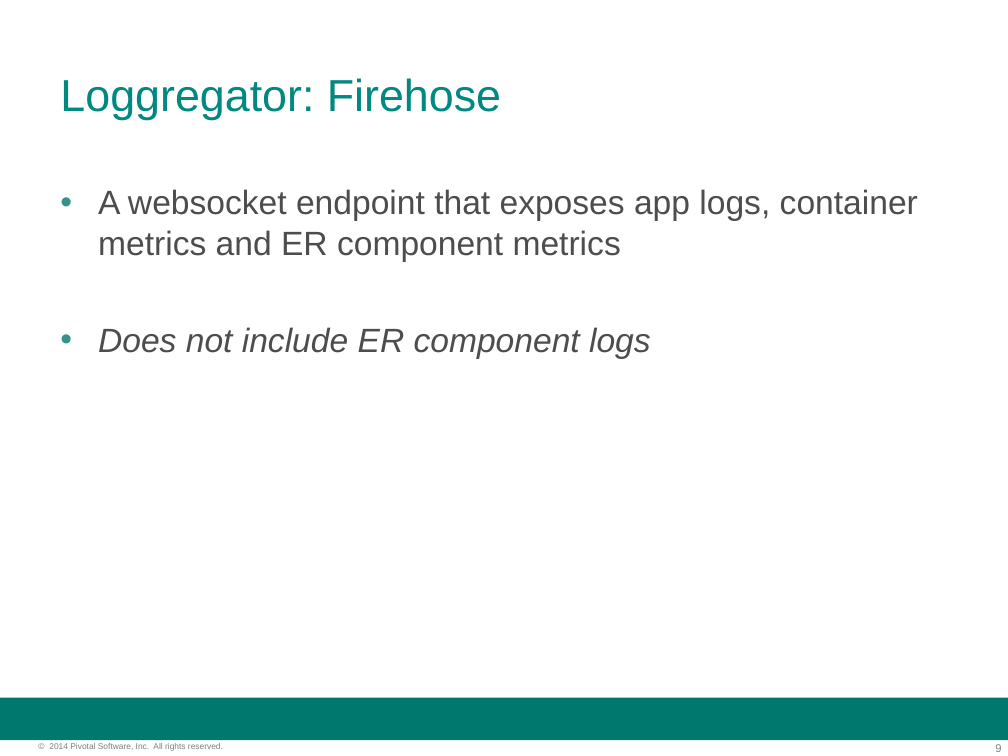
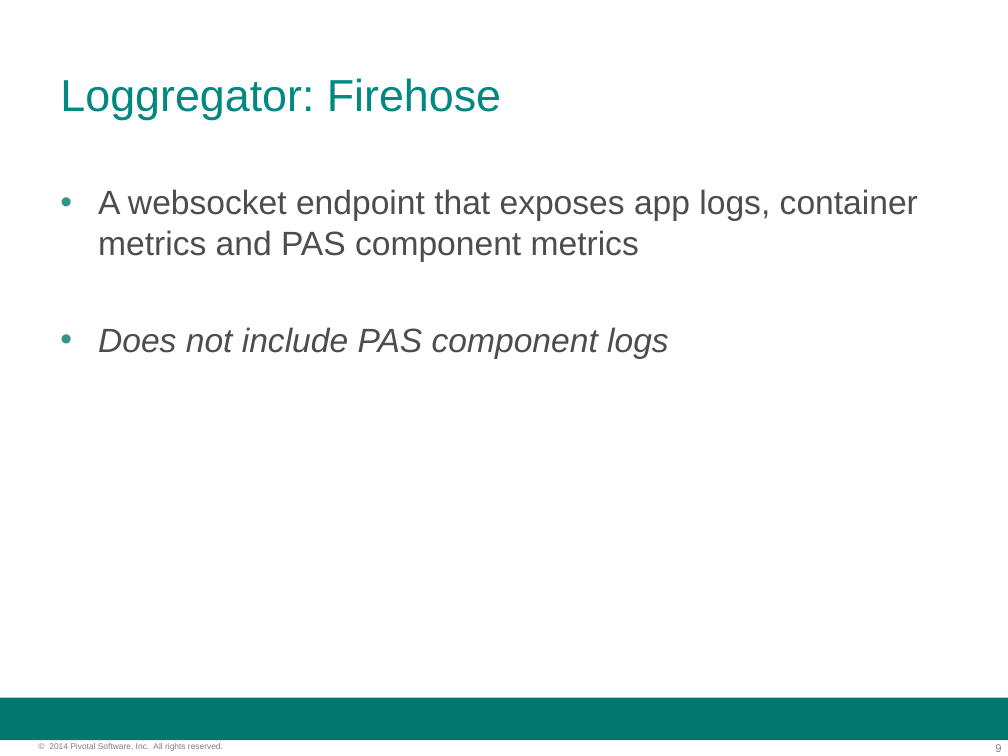
Before and after one commit to ptothpal/cf-developer-resources, a slide deck: slide 9 of slides/04-logging.ppt. Drawn at 1008x756 pixels with LibreOffice and Linux fonts; fonts in the diff are those of the drawing; background and template pictures are left out. Boxes give left, top, right and bottom in pixels: in the first picture for what was removed or moved away, otherwise in the second. Text is boxed around its words. In the diff, an @@ line names an element or a change of style, - is before the commit and + after.

```diff
--- a/slides/04-logging.ppt
+++ b/slides/04-logging.ppt
@@ text at [98,189,918,359]: text changed @@
-• A websocket endpoint that exposes app logs, container metrics and ER component metrics
-• Does not include ER component logs
+• A websocket endpoint that exposes app logs, container metrics and PAS component metrics
+• Does not include PAS component logs
```
Also in this commit, not shown: 1 other slide changed, 2 other files.
